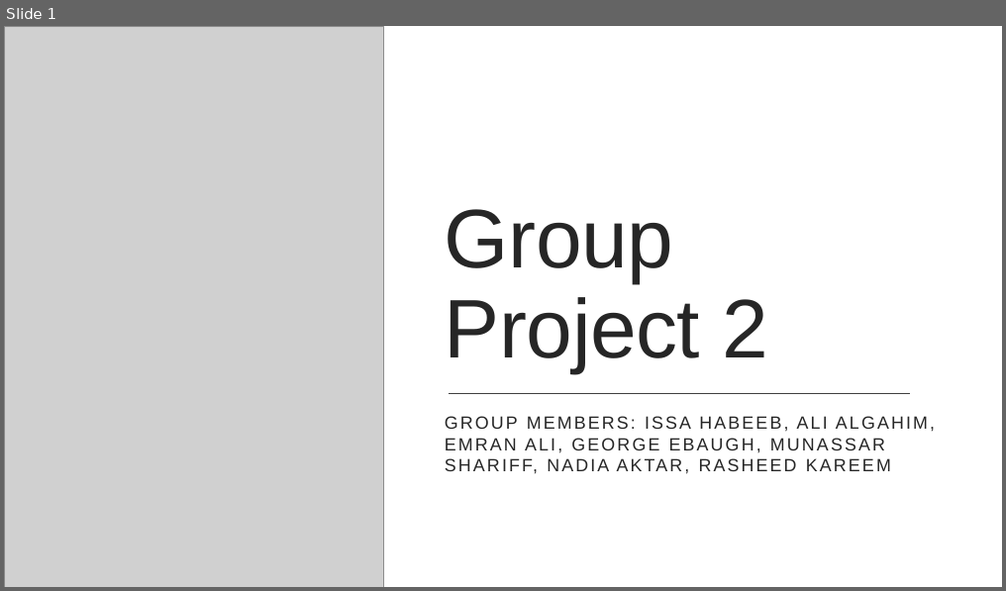
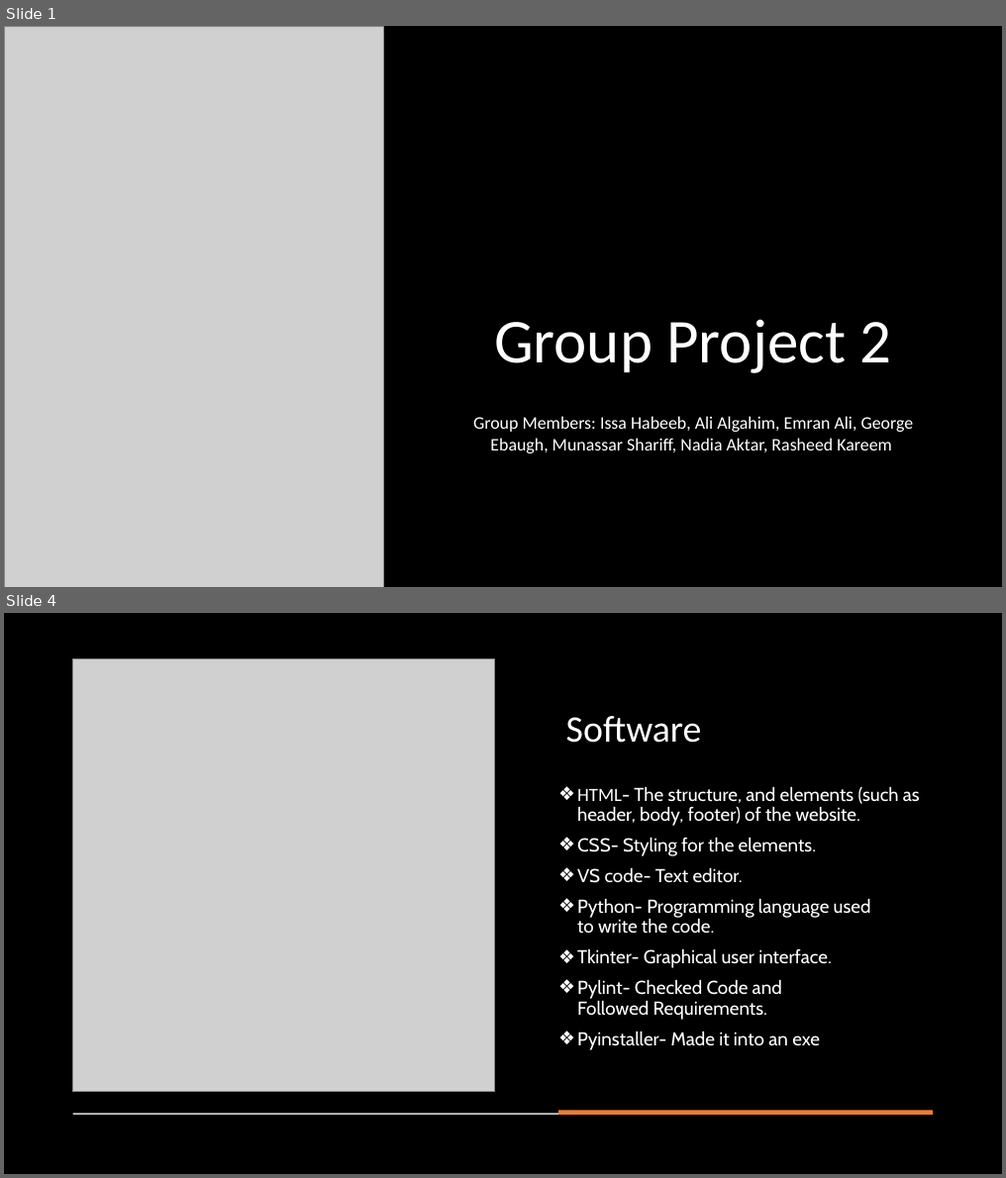
Before and after one commit to GroupCSC4110/Projects, a slide deck: GroupProject2/presentation 2.pptx. Shown one above the other, each under a label of ours: slide 1 before the commit, slides 1 and 4 after it; the slides between them are not shown. The pictures are 1006x591 and 1006x1178 pixels, drawn with LibreOffice and Linux fonts; fonts in the diff are those of the drawing; grey boxes stand for pictures. Boxes give left, top, right and bottom in pixels: in the first picture for what was removed or moved away, otherwise in the second. Text is boxed around its words. In the diff, an @@ line names an element or a change of style, - is before the commit and + after.

```diff
--- a/GroupProject2/presentation 2.pptx
+++ b/GroupProject2/presentation 2.pptx
@@ slide 4 added at [4, 613, 1002, 1174], background #000000 @@
@@ picture added at [73, 660, 495, 1092] @@
@@ title added at [566, 716, 702, 743], 36 pt, text #FFFFFF @@
+Software
@@ text added at [577, 786, 920, 1051], 18 pt, text #FFFFFF @@
+❖ HTML- The structure, and elements (such as header, body, footer) of the website.
+❖ CSS- Styling for the elements.
+❖ VS code- Text editor.
+❖ Python- Programming language used to write the code.
+❖ Tkinter- Graphical user interface.
+❖ Pylint- Checked Code and Followed Requirements.
+❖ Pyinstaller- Made it into an exe
@@ rectangle added at [73, 1113, 933, 1115], fill #D5D5D5 @@
@@ rectangle added at [558, 1110, 933, 1115], fill #ED7D31 @@
@@ slide 1 changed as well @@
@@ background #FFFFFF to #000000 @@
@@ rectangle removed at [4, 26, 1002, 587] @@
@@ title "Group Project 2" at [494, 319, 891, 373]: size 80 to 60 pt, font Arial to Calibri, text colour #262626 to #FFFFFF, letter spacing -0.5 to 0 pt; alignment left to centre @@
@@ line removed from (449, 394) to (910, 394) @@
@@ subtitle at [473, 416, 914, 454]: text changed; font Arial to Calibri; text colour #262626 to #FFFFFF @@
-GROUP MEMBERS: ISSA HABEEB, ALI ALGAHIM, EMRAN ALI, GEORGE EBAUGH, MUNASSAR SHARIFF, NADIA AKTAR, RASHEED KAREEM
+Group Members: Issa Habeeb, Ali Algahim, Emran Ali, George Ebaugh, Munassar Shariff, Nadia Aktar, Rasheed Kareem
@@ rectangle removed at [4, 550, 1002, 587] @@
```
Also in this commit, not shown: 6 other slides added, 1 slide removed, 2 other files.
